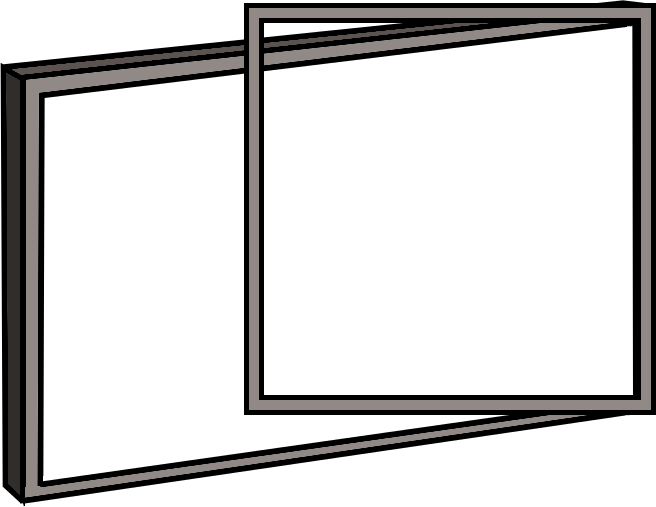
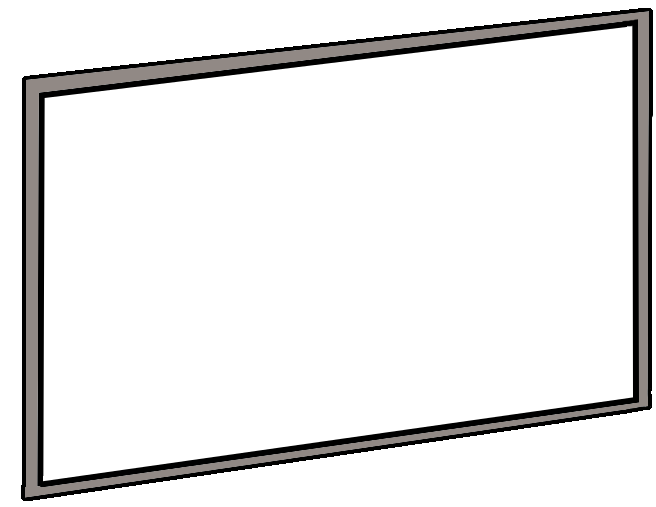
Revision of a layered 656 × 507 image; what changed, layer by layer:
hid "Base #2" over [244, 3, 656, 415]
painted on "Base #1" over [0, 0, 656, 507]
hid "Base" over [207, 8, 656, 451]
hid "Background" over [0, 0, 656, 507]
